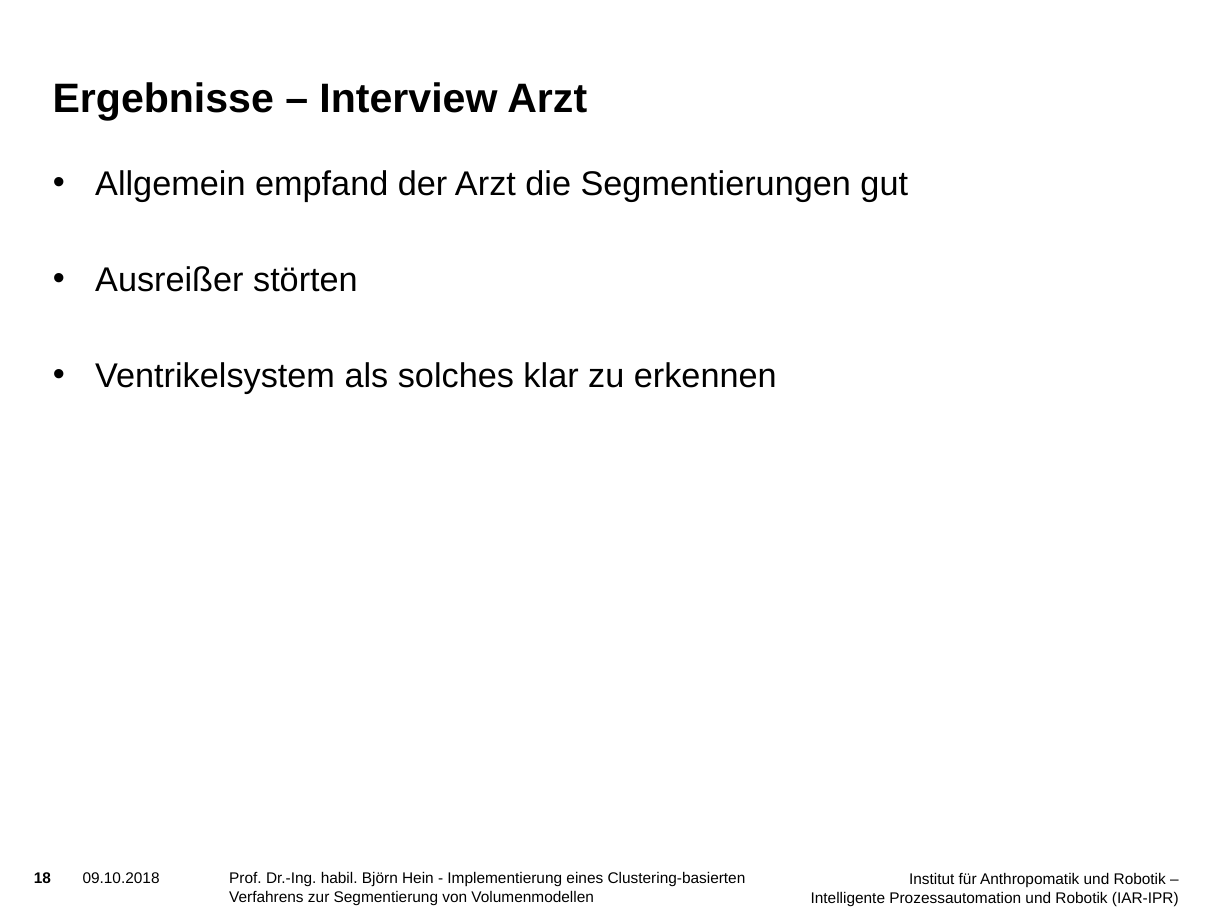
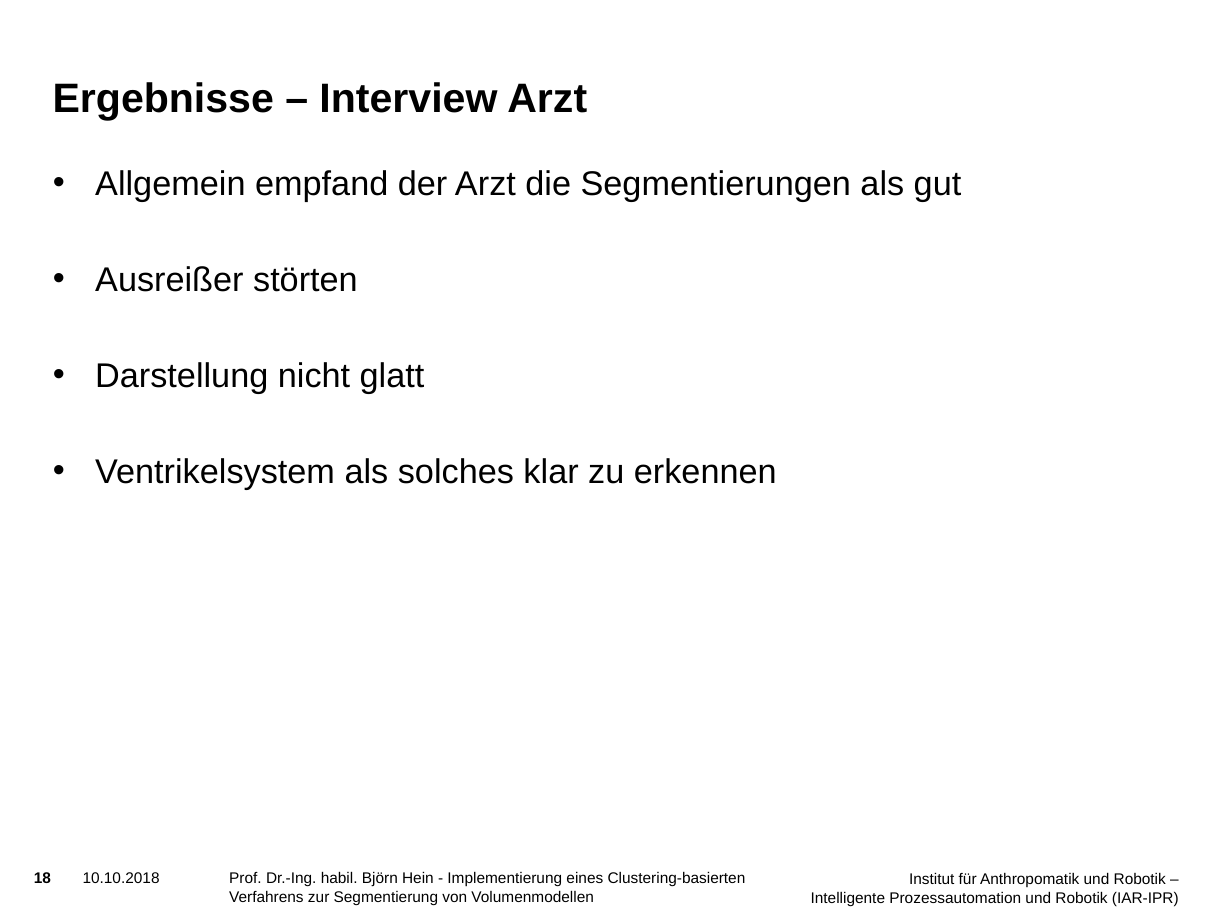
Before and after one commit to SchiriSchaf/Bachelorarbeit, a slide deck: slide 18 of Vortrag/Präsentation.pptx. Drawn at 1232x924 pixels with LibreOffice and Linux fonts; fonts in the diff are those of the drawing; background and template pictures are left out. Boxes give left, top, right and bottom in pixels: in the first picture for what was removed or moved away, otherwise in the second. Text is boxed around its words. In the diff, an @@ line names an element or a change of style, - is before the commit and + after.

```diff
--- a/Vortrag/Präsentation.pptx
+++ b/Vortrag/Präsentation.pptx
@@ text at (95,170,962,202): text changed @@
-• Allgemein empfand der Arzt die Segmentierungen gut
+• Allgemein empfand der Arzt die Segmentierungen als gut
@@ text at (95,362,425,393): paragraph added @@
+• Darstellung nicht glatt
@@ text at (83,872,160,883): text changed @@
-09.10.2018
+10.10.2018
```
Also in this commit, not shown: 22 other slides changed.
